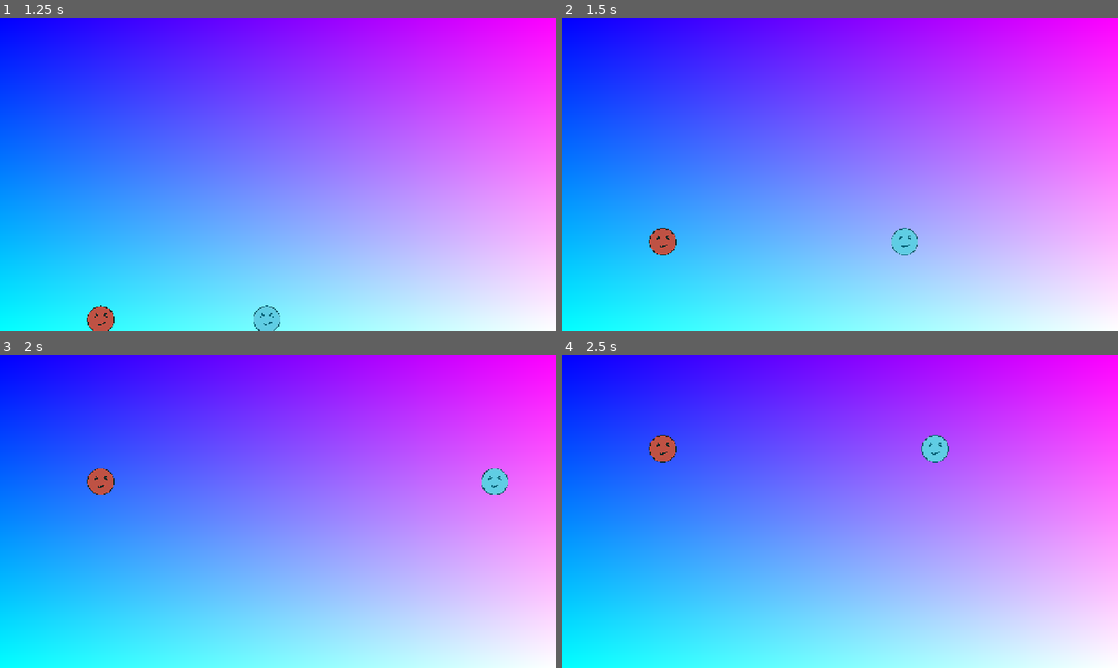
Above: before the commit, frames 1-4 (two rows, left to right).
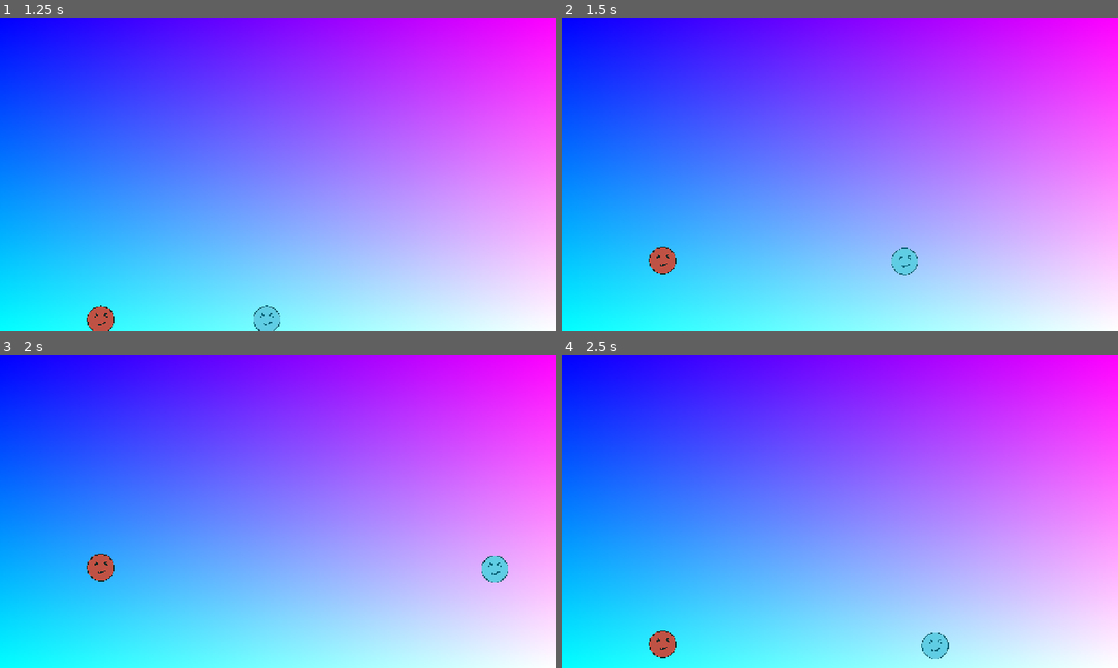
Above: after the commit, the same moments.

Repository: clem-maker/2-player
Game: Godot game, scene res://scens/main.tscn
Two runs of this game, one before a commit and one after it. Both use one fixed random seed, a clock stepped at 60 frames per second and the inputs below.
Inputs (mouse positions are in pixels of both pictures, inside the frame that each line leads up to):
- Up to frame 1 (1.25 s): move the mouse to (400, 158) at 0.52 s; hold D (right) from 0.53 s (still down); hold Space (jump) from 0.53 s (still down)
- Up to frame 2 (1.5 s): keep holding D (right); move the mouse to (728, 190) at 1.27 s; release Space (jump) at 1.28 s; click (728, 190) at 1.35 s
- Up to frame 3 (2 s): keep holding D (right); tap Space (jump) at 1.52, 1.55, 1.82 s
- Up to frame 4 (2.5 s): move the mouse to (895, 442) at 2.02 s; release D (right) at 2.03 s; hold A (left) from 2.03 s (still down); hold Space (jump) from 2.03 s (still down)

Frame 1 is identical in both runs. In frame 2, 1.1% of the frame differs, in the area x 15-64%, y 67-83%; in frame 3, 1.3%; in frame 4, 1.4%, in the area x 15-70%, y 25-98%.

Commit message:
jumping chage
still some bugs

Diff:
--- a/scribte/player.gd
+++ b/scribte/player.gd
@@ -9,7 +9,6 @@
 var multiplayer_gravity_strenght : float
 var jump_time :float = 0
 var direction : float = 0
-var jump_time_local : float = 0
 #state machine:
 const states_avalibile : Array = ["default" , "jumping"]
 var state = "default"
@@ -28,12 +27,6 @@
 func get_direction():
 	var direction_local = Input.get_axis("left","right")
 	return direction_local
-func count_time(delta:float) -> float:
-	if jump_time_local <max_jump_height:
-		jump_time_local += delta
-		#print(jump_time) # 			<-- debug jumptime here
-	jump_time_local = maxf(jump_time_local , min_jump_height)
-	return jump_time_local
 func change_state_to(new_state : String) ->String:
 	if new_state in states_avalibile:
 		return new_state
@@ -50,12 +43,11 @@
 	#jumping logic
 	if state == states_avalibile[1]: #jumping
 		#jumpen:
-		jump_time = count_time(delta)
+		jump_time += delta
 		#release the jump:
 	if Input.is_action_just_released("jump"):
-		print("jump_3")
 		velocity.y = jump_time * JUMP_VELOCITY
-		jump_time_local = 0
+		jump_time = 0
 func _physics_process(delta: float) -> void:
 	get_input(delta)
 
